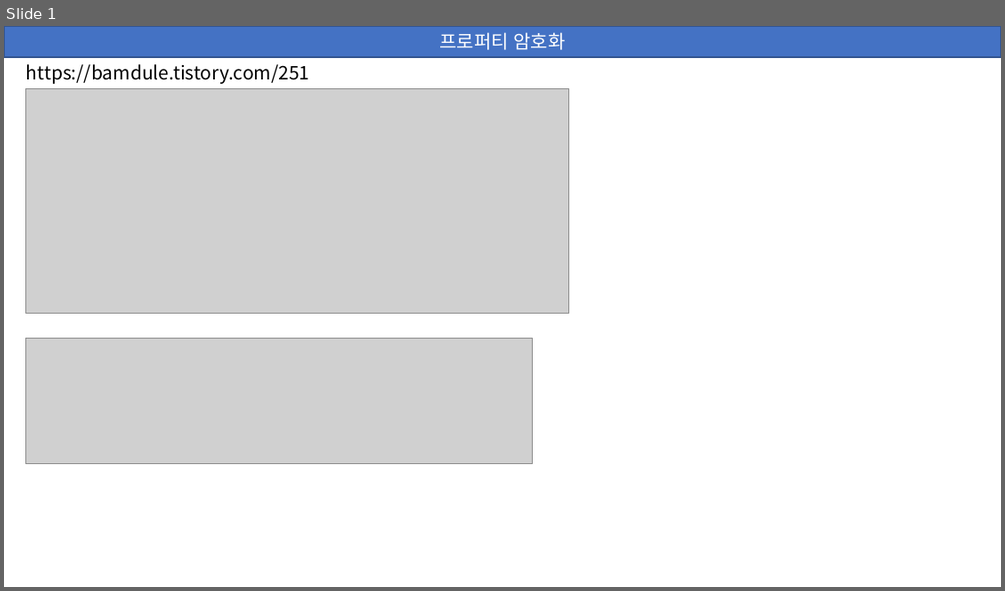
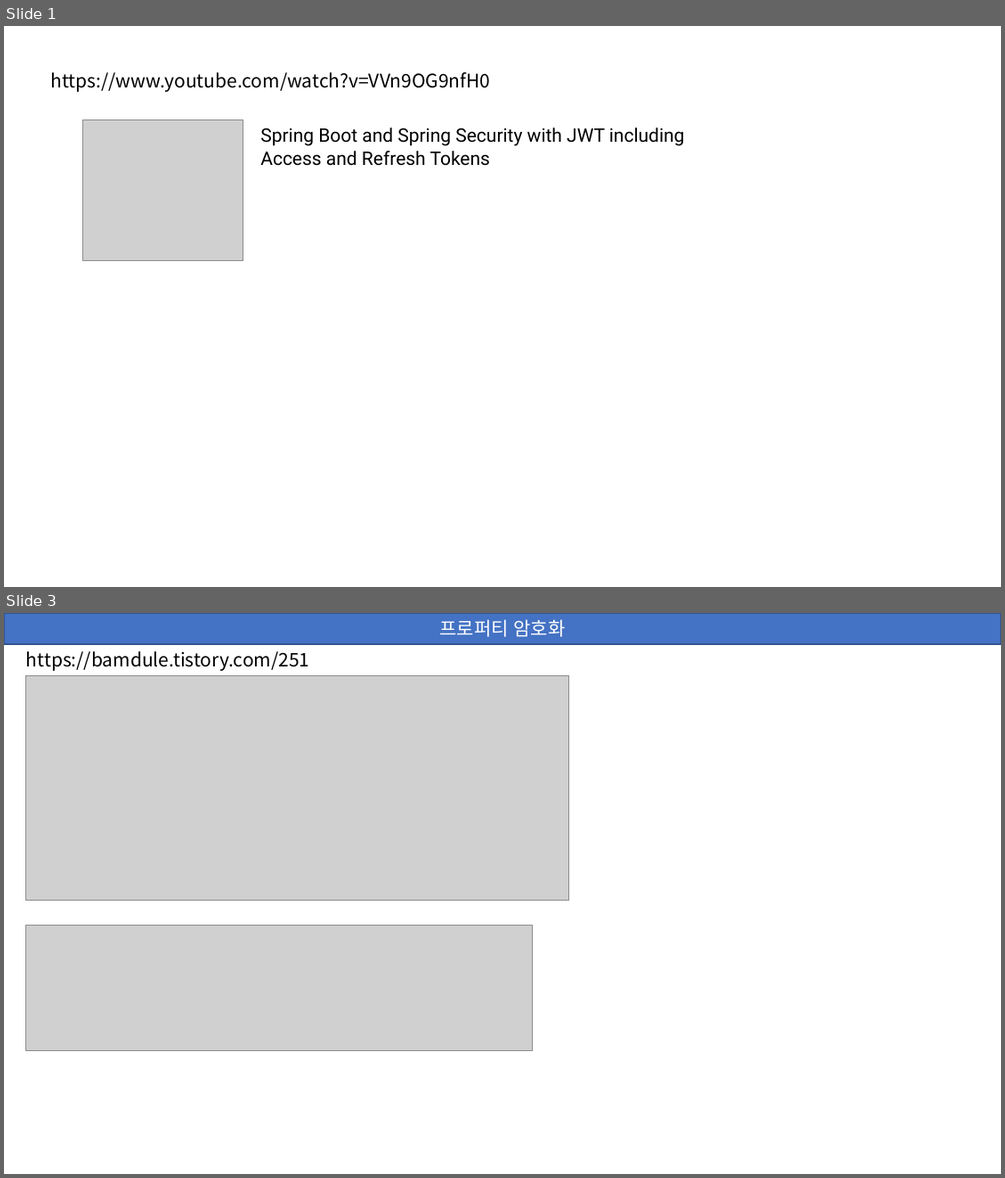
Before and after one commit to monadgon/userservice-gradle, a slide deck: doc/readme.pptx. Shown one above the other, each under a label of ours: slide 1 before the commit, slides 1 and 3 after it; the slides between them are not shown. The pictures are 1005x591 and 1005x1178 pixels, drawn with LibreOffice and Linux fonts; fonts in the diff are those of the drawing; grey boxes stand for pictures. Boxes give left, top, right and bottom in pixels: in the first picture for what was removed or moved away, otherwise in the second. Text is boxed around its words. In the diff, an @@ line names an element or a change of style, - is before the commit and + after.

```diff
--- a/doc/readme.pptx
+++ b/doc/readme.pptx
@@ slide 1 added at box(4, 26, 1001, 587), background #FFFFFF @@
@@ text added at box(51, 72, 491, 92), 18 pt, text #000000 @@
+https://www.youtube.com/watch?v=VVn9OG9nfH0
@@ picture added at box(82, 120, 243, 261) @@
@@ text added at box(260, 127, 685, 166), 18 pt, text #000000 @@
+Spring Boot and Spring Security with JWT including Access and Refresh Tokens
@@ what was slide 1 is now slide 3 @@
```
Also in this commit, not shown: 1 other slide added, 8 other files.
